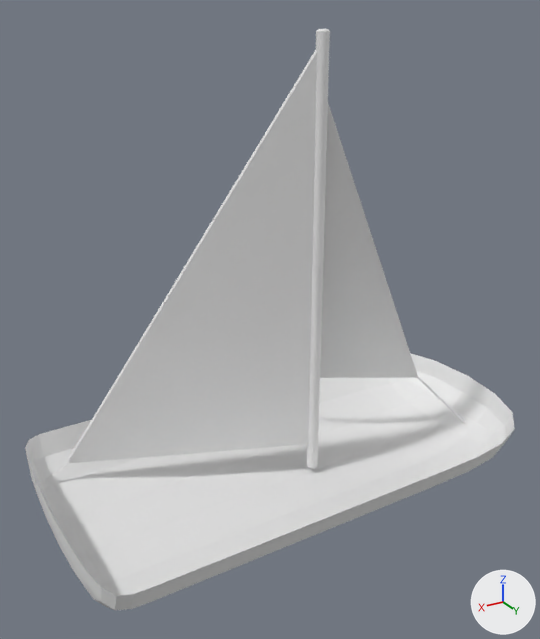
Before and after pictures for a commit that changed the glTF model public/sailingboat.glb.
Camera for both pictures: a 50 mm camera at (3.13, 4.78, 3.53) aimed at (0.27, 0.01, 1.14). Arrows for +X, +Y and +Z are at lower right; the lights stay in place. Where no turn or scale is listed for an object, it has been applied to the vertices.

Script lines for the objects in view, before the commit:
```python
mat_material = principled_material('Material')
mat_material.base_color = (0.8, 0.8, 0.8)  # white #e7e7e7
me_circle = bpy.data.meshes.new('Circle')
me_circle.from_pydata(...)  # 96 vertices, 188 faces; spans x 0.0..0.1, y 0.12..0.22, z 0.61..4.35
me_cube = bpy.data.meshes.new('Cube')
me_cube.from_pydata(...)  # 165 vertices, 288 faces; spans x -2.08..2.18, y -1.13..1.13, z -0.48..0.0
me_cube.materials.append(mat_material)  # white #e7e7e7
me_plane = bpy.data.meshes.new('Plane')
me_plane.from_pydata(...)  # 8 vertices, 12 faces; spans x -1.0..1.0, y -0.84..0.03, z -1.36..2.09
ob_circle = bpy.data.objects.new('Circle', me_circle)
ob_circle.location = (-0.232, -0.163, -1.029)
ob_cube = bpy.data.objects.new('Cube', me_cube)
ob_cube.location = (0.0, 0.0, 0.0)
ob_plane = bpy.data.objects.new('Plane', me_plane)
ob_plane.location = (0.804, 0.0, 1.188)
# also in view: 'Plane.001' at (-0.81, -0.36, 1.51)
```
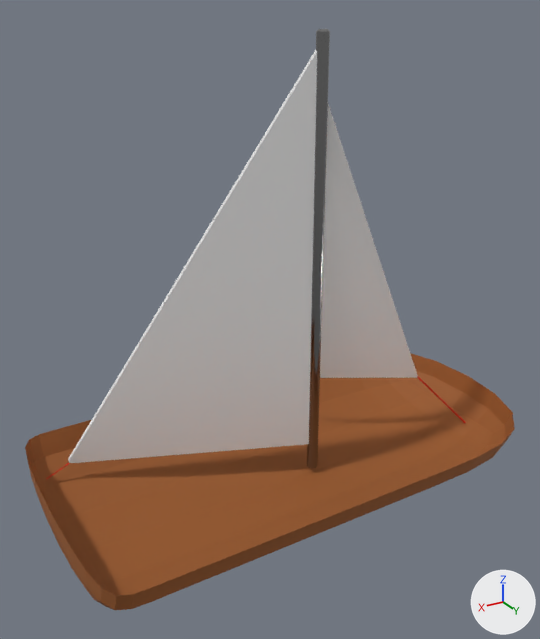
Boxes (x1, y1, x2, y2) around the edits, measured in the pictures (540 x 639 px):
'Cube', recoloured (white to brown)
    both: (25, 353, 515, 610)
'Circle', recoloured
    both: (307, 29, 330, 468)

What changed in the scene script:
```text
Change mat_material:
    mat_material.base_color: (0.8, 0.8, 0.8) -> (0.319, 0.098, 0.0182)  # white #e7e7e7 -> brown #995825
Add mat_material_002:
    mat_material_002 = principled_material('Material.002')
    mat_material_002.base_color = (0.288, 0.288, 0.288)  # grey #929292
    mat_material_002.metallic = 1.0
    mat_material_002.roughness = 0.128
Change me_circle:
    where me_circle.from_pydata(...)  # 96 vertices, 188 faces; spans x 0.0..0.1, y 0.12..0.22, z 0.61..4.35
    add me_circle.materials.append(mat_material_002)  # grey #929292
```
